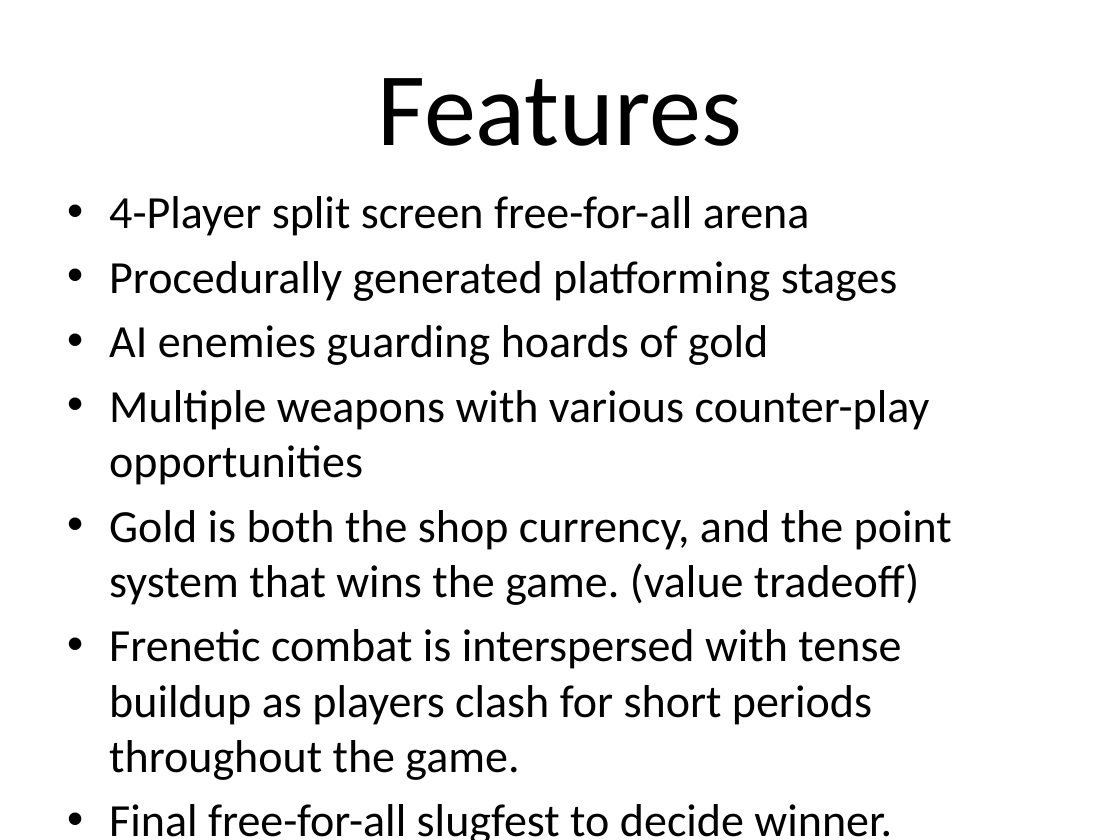
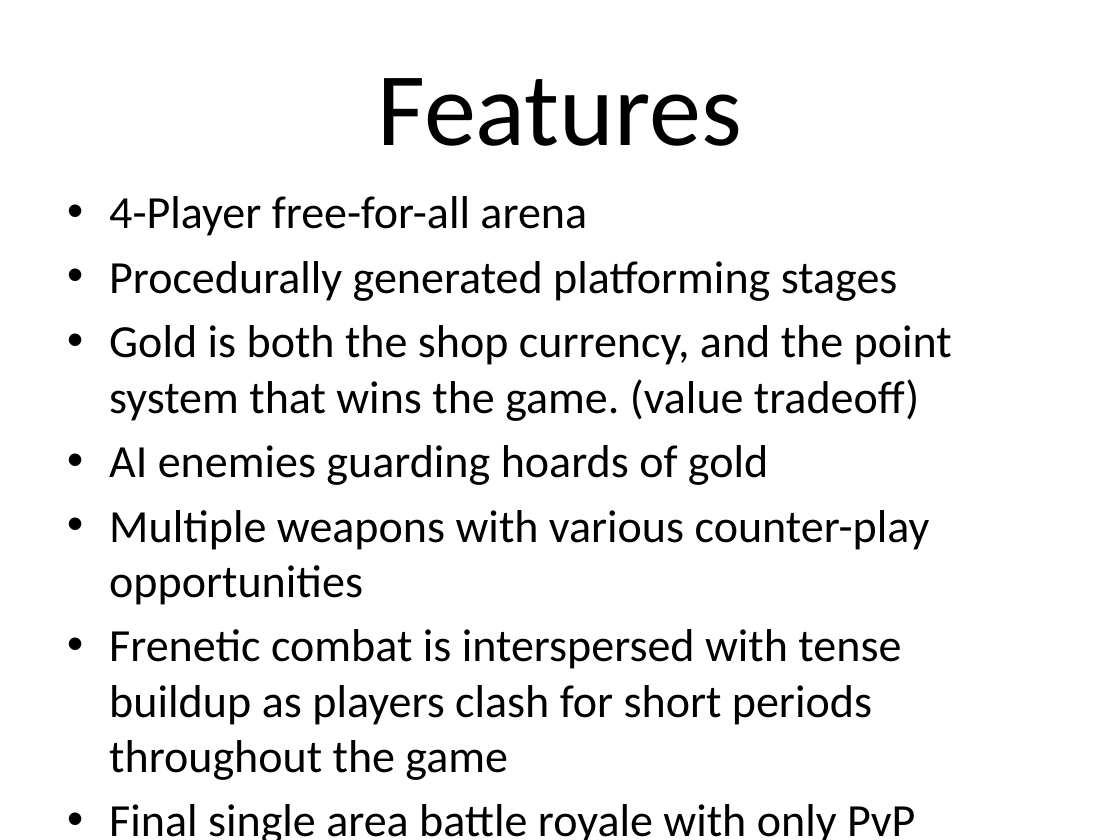
Before and after one commit to Assisting/flaming-zebras, a slide deck: slide 6 of Other/Codename flaming zebras.pptx. Drawn at 1120x840 pixels with LibreOffice and Linux fonts; fonts in the diff are those of the drawing. Boxes give left, top, right and bottom in pixels: in the first picture for what was removed or moved away, otherwise in the second. Text is boxed around its words. In the diff, an @@ line names an element or a change of style, - is before the commit and + after.

Commit message:
Updated powerpoint
Made minor spelling changes, and reworded/rearranged some parts of the
powerpoint.

```diff
--- a/Other/Codename flaming zebras.pptx
+++ b/Other/Codename flaming zebras.pptx
@@ text at [109, 196, 587, 236]: text changed @@
-• 4-Player split screen free-for-all arena
+• 4-Player free-for-all arena
@@ text at [109, 325, 952, 421]: paragraph added @@
+• Gold is both the shop currency, and the point system that wins the game. (value tradeoff)
@@ text at [109, 629, 915, 840]: text changed @@
-• Gold is both the shop currency, and the point system that wins the game. (value tradeoff)
-• Frenetic combat is interspersed with tense buildup as players clash for short periods throughout the game.
-• Final free-for-all slugfest to decide winner.
+• Frenetic combat is interspersed with tense buildup as players clash for short periods throughout the game
+• Final single area battle royale with only PvP
```
Also in this commit, not shown: 3 other slides changed.
